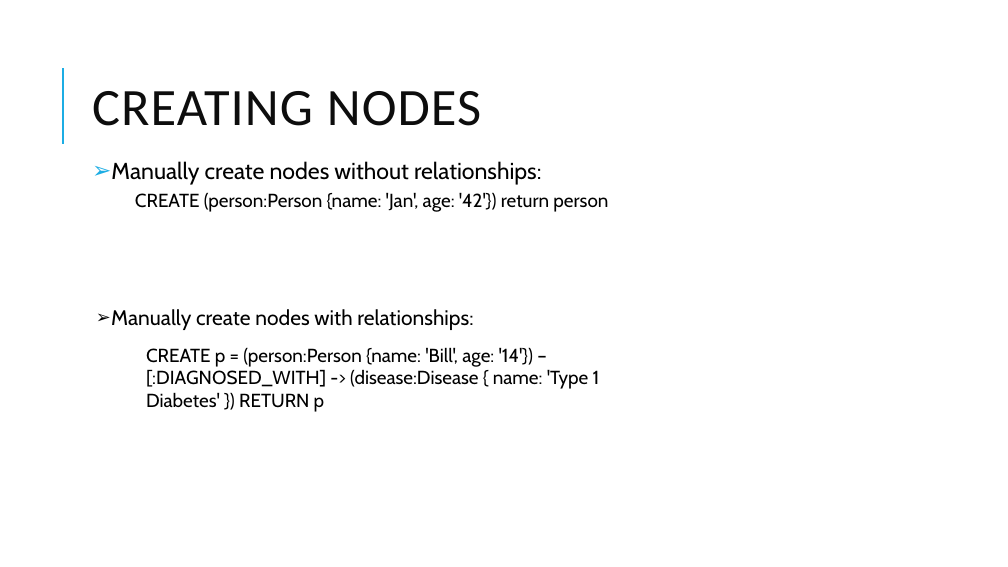
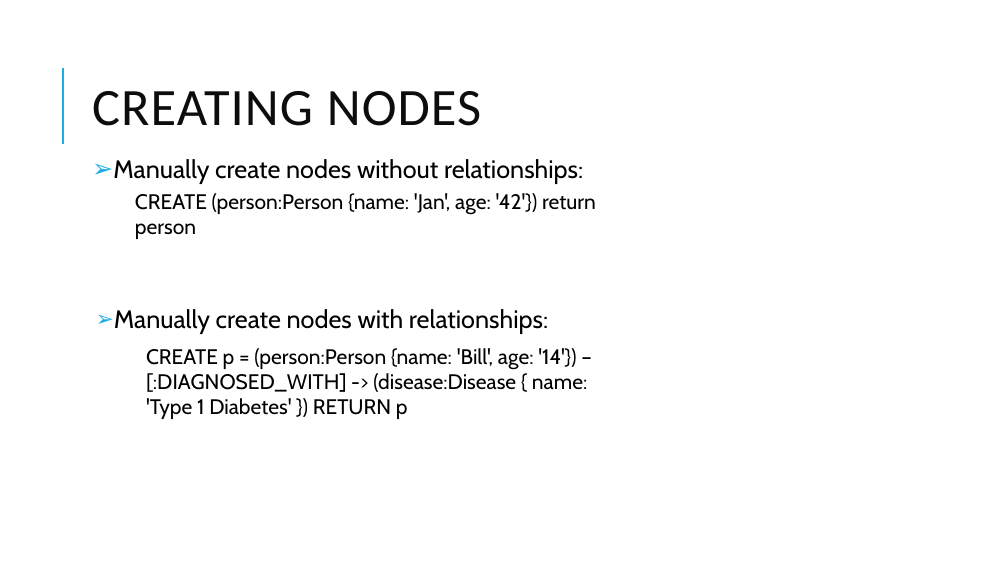
Before and after one commit to jenparker1975/Diabook, a slide deck: slide 38 of presentation/Graph DBs.pptx. Drawn at 1008x567 pixels with LibreOffice and Linux fonts; fonts in the diff are those of the drawing. Boxes give left, top, right and bottom in pixels: in the first picture for what was removed or moved away, otherwise in the second. Text is boxed around its words. In the diff, an @@ line names an element or a change of style, - is before the commit and + after.

```diff
--- a/presentation/Graph DBs.pptx
+++ b/presentation/Graph DBs.pptx
@@ text "Manually create nodes without relationships:" at box(113, 159, 583, 184): size 22 to 24 pt; line spacing 0.9 to 0.8 @@
@@ text "CREATE (person:Person {name: 'Jan', age: ..." at box(135, 193, 596, 239): size 18 to 20 pt @@
@@ text "Manually create nodes with relationships:" at box(114, 309, 548, 334): size 20 to 24 pt; bullet colour #000000 to #1CADE4 @@
@@ text "CREATE p = (person:Person {name: ..." at box(146, 348, 587, 419): size 18 to 20 pt @@
```
Also in this commit, not shown: 6 other slides changed.
